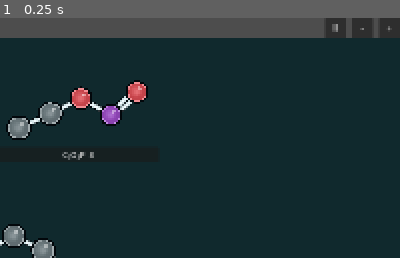
Above: before the commit, frame 1.
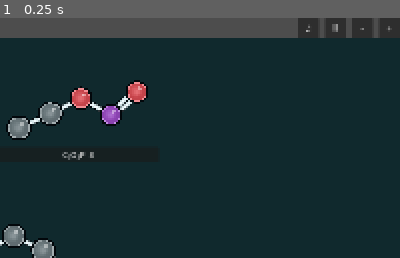
Above: after the commit, the same moment.

Repository: EliasEnglund/SimCell
Game: Godot game, scene res://scenes/main.tscn
Same seed, same stepped clock (60 frames per second), same inputs: the game is played once before the commit and once after it.
Inputs:
- Up to frame 1 (0.25 s): no input
The pictures show only the part of the screen within x 50-100%, y 0-50%; the shares and areas given below are measured in that part.

The runs differ from the first frame. In frame 1, 0.4% of the frame differs, in the area x 74-80%, y 0-9%.

Commit message:
Add enzymatic waltz background music

Diff:
--- a/scripts/ui/main.gd
+++ b/scripts/ui/main.gd
@@ -14,6 +14,8 @@
 var map_layer: Control
 var queue_box: VBoxContainer
 var event_log: RichTextLabel
+var music_player: AudioStreamPlayer
+var music_button: Button
 
 var designer_tool := "lyase"
 var designer_target := -1
@@ -23,6 +25,7 @@
 func _ready() -> void:
 	sim.changed.connect(_refresh)
 	sim.event_logged.connect(_log_event)
+	_setup_music()
 	_build_shell()
 	_show_view("metabolism")
 
@@ -48,6 +51,11 @@
 	status_label = Label.new()
 	status_label.size_flags_horizontal = Control.SIZE_EXPAND_FILL
 	header.add_child(status_label)
+	music_button = Button.new()
+	music_button.text = "♫"
+	music_button.custom_minimum_size = Vector2(42, 34)
+	music_button.pressed.connect(_toggle_music)
+	header.add_child(music_button)
 	for def in [["Ⅱ", func(): sim.toggle_pause()], ["-", func(): sim.set_speed(sim.speed - 0.25)], ["+", func(): sim.set_speed(sim.speed + 0.25)]]:
 		var button := Button.new()
 		button.text = def[0]
@@ -75,6 +83,27 @@
 		button.custom_minimum_size = Vector2(132, 58)
 		button.pressed.connect(func(view_id = item[2]): _show_view(view_id))
 		bottom_nav.add_child(button)
+
+func _setup_music() -> void:
+	music_player = AudioStreamPlayer.new()
+	var stream := AudioStreamMP3.new()
+	stream.data = FileAccess.get_file_as_bytes("res://assets/audio/enzymatic_waltz.mp3")
+	stream.loop = true
+	music_player.stream = stream
+	music_player.volume_db = -12.0
+	music_player.autoplay = true
+	add_child(music_player)
+	music_player.play()
+
+func _toggle_music() -> void:
+	if music_player == null:
+		return
+	if music_player.playing:
+		music_player.stop()
+		music_button.text = "♪"
+	else:
+		music_player.play()
+		music_button.text = "♫"
 
 func _show_view(view_id: String) -> void:
 	sim.active_view = view_id
Not shown, added: assets/audio/enzymatic_waltz.mp3
